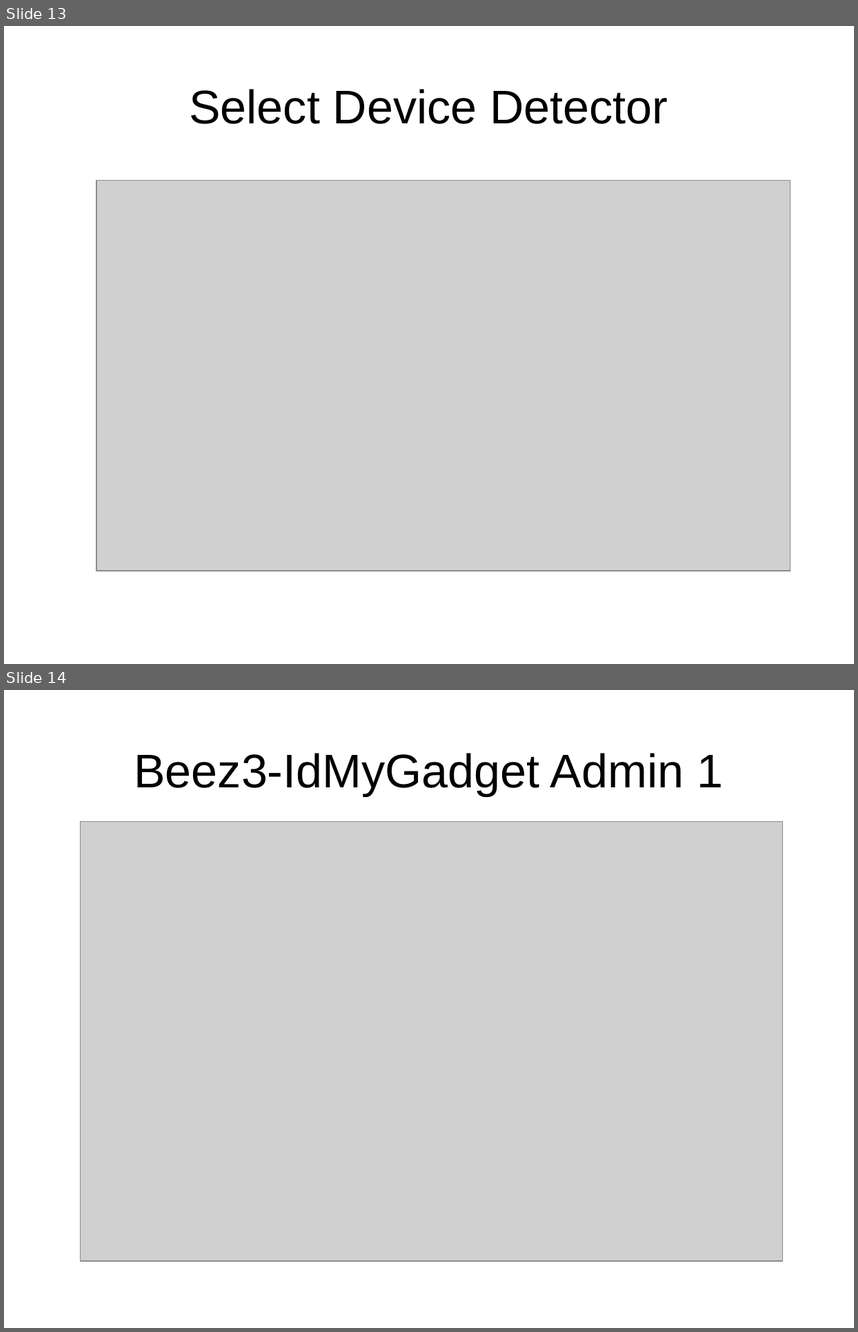
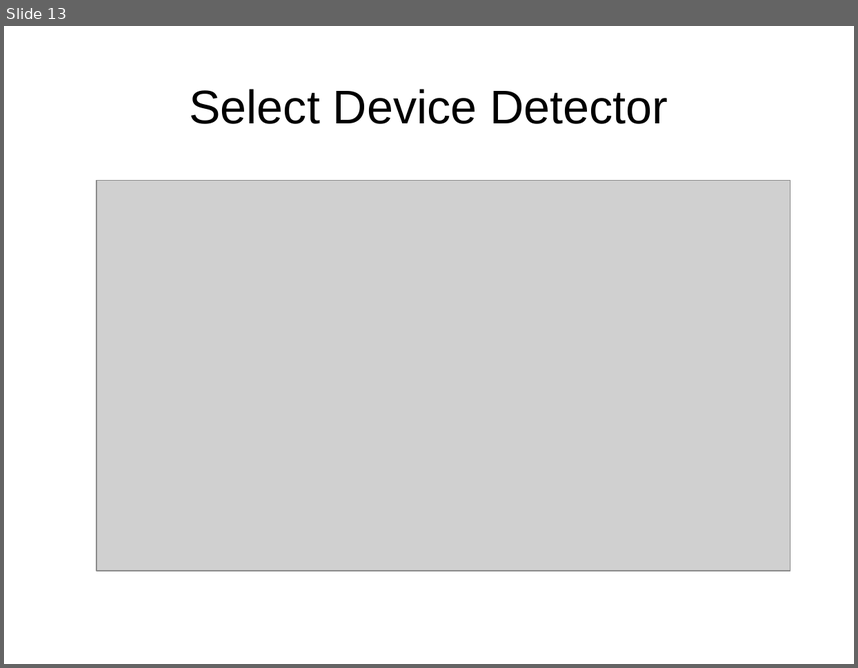
Before and after one commit to tomwhartung/jmws_accoutrements, a slide deck: presentations/2016_04-AWD_in_PHP_CMSes/AWD_in_PHP_CMSes-slides.odp. Shown one above the other, each under a label of ours: slides 13 and 14 before the commit, slide 13 after it. The pictures are 858x1332 and 858x668 pixels, drawn with LibreOffice and Linux fonts; fonts in the diff are those of the drawing; grey boxes stand for pictures. Boxes give left, top, right and bottom in pixels: in the first picture for what was removed or moved away, otherwise in the second. Text is boxed around its words. In the diff, an @@ line names an element or a change of style, - is before the commit and + after.

```diff
--- a/presentations/2016_04-AWD_in_PHP_CMSes/AWD_in_PHP_CMSes-slides.odp
+++ b/presentations/2016_04-AWD_in_PHP_CMSes/AWD_in_PHP_CMSes-slides.odp
@@ slide 14 removed at <box>4,690,854,1328</box>, background #FFFFFF @@
@@ title removed at <box>134,753,723,796</box> @@
-Beez3-IdMyGadget Admin 1
@@ picture removed at <box>81,822,783,1261</box> @@
```
Also in this commit, not shown: 1 slide changed, 33 other slides removed.
